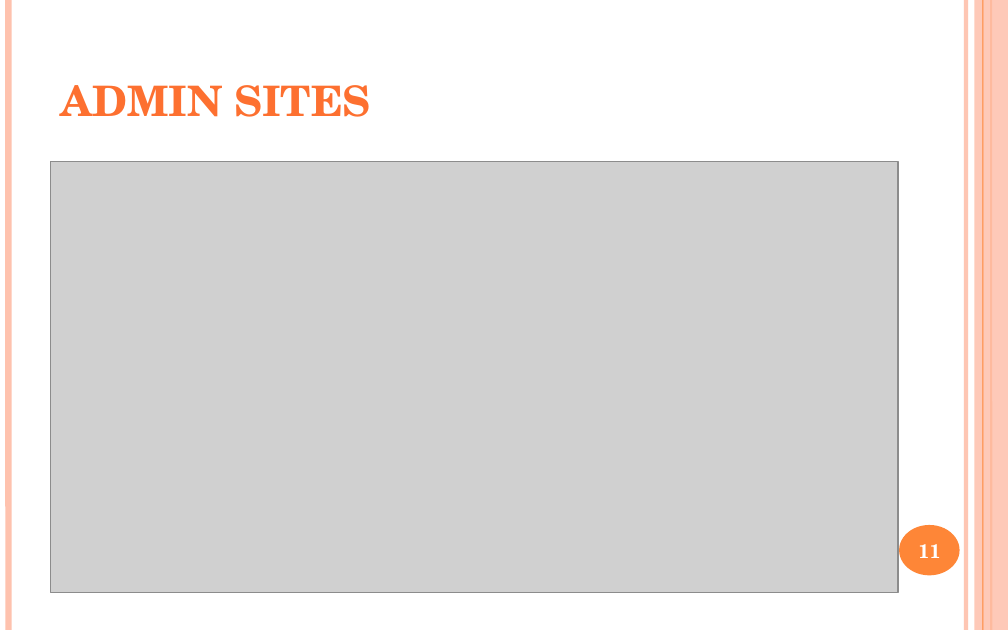
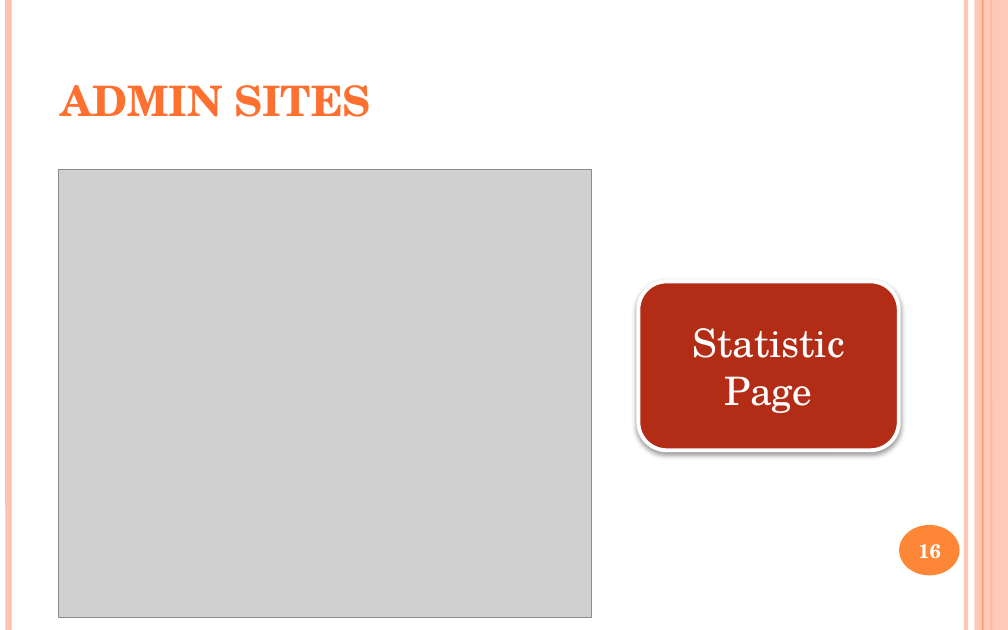
Before and after one commit to yutovsjohan/final_project, a slide deck: slide 16 of document_final/final_project.pptx (slide 11 before the commit). Drawn at 1008x630 pixels with LibreOffice and Linux fonts; fonts in the diff are those of the drawing; grey boxes stand for pictures. Boxes give left, top, right and bottom in pixels: in the first picture for what was removed or moved away, otherwise in the second. Text is boxed around its words. In the diff, an @@ line names an element or a change of style, - is before the commit and + after.

```diff
--- a/document_final/final_project.pptx
+++ b/document_final/final_project.pptx
@@ picture: place and size @@
-picture at [50, 162, 898, 593]
+picture at [58, 169, 592, 617]
@@ rounded rectangle added at [638, 281, 898, 451], fill #B32C16, outline #FFFFFF 2.75 pt, 28 pt, text #FFFFFF @@
+Statistic Page
@@ page number at [918, 544, 941, 559]: text changed @@
-11
+16
```
Also in this commit, not shown: 1 other slide changed, 9 slides added, 3 other files.
